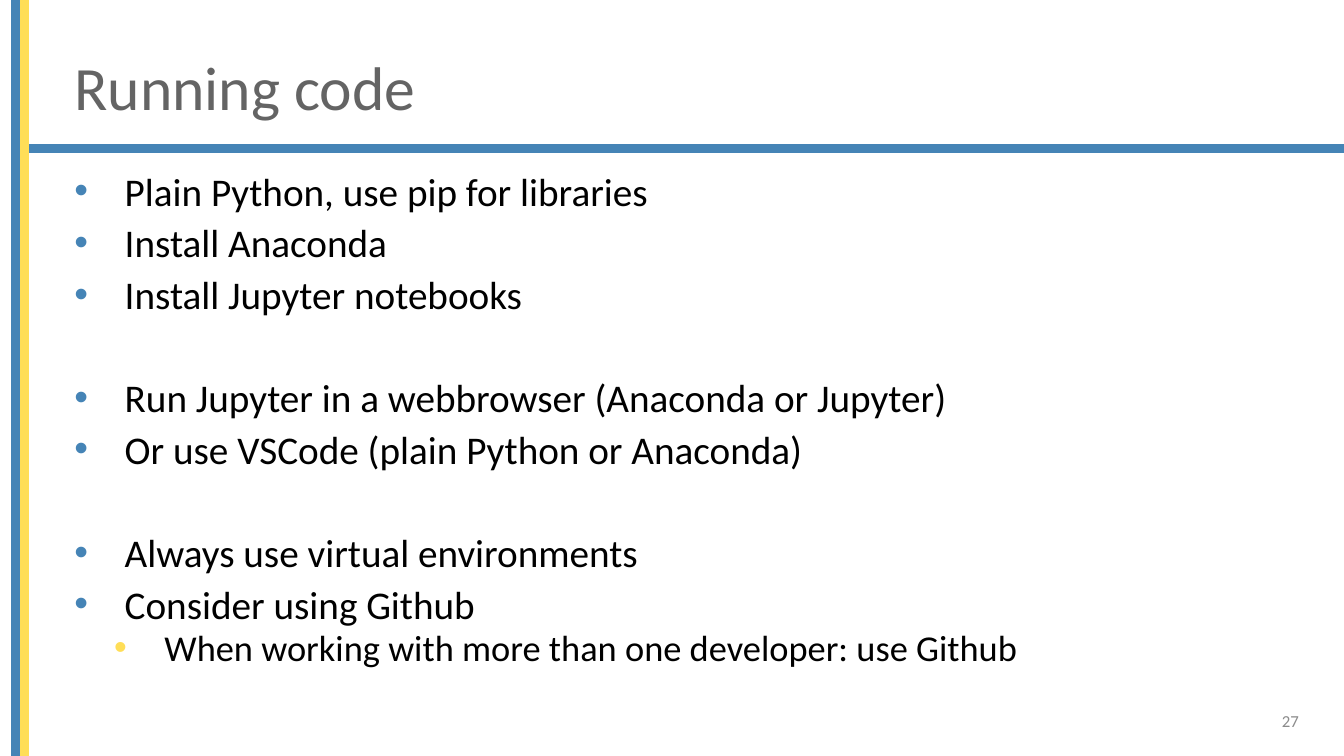
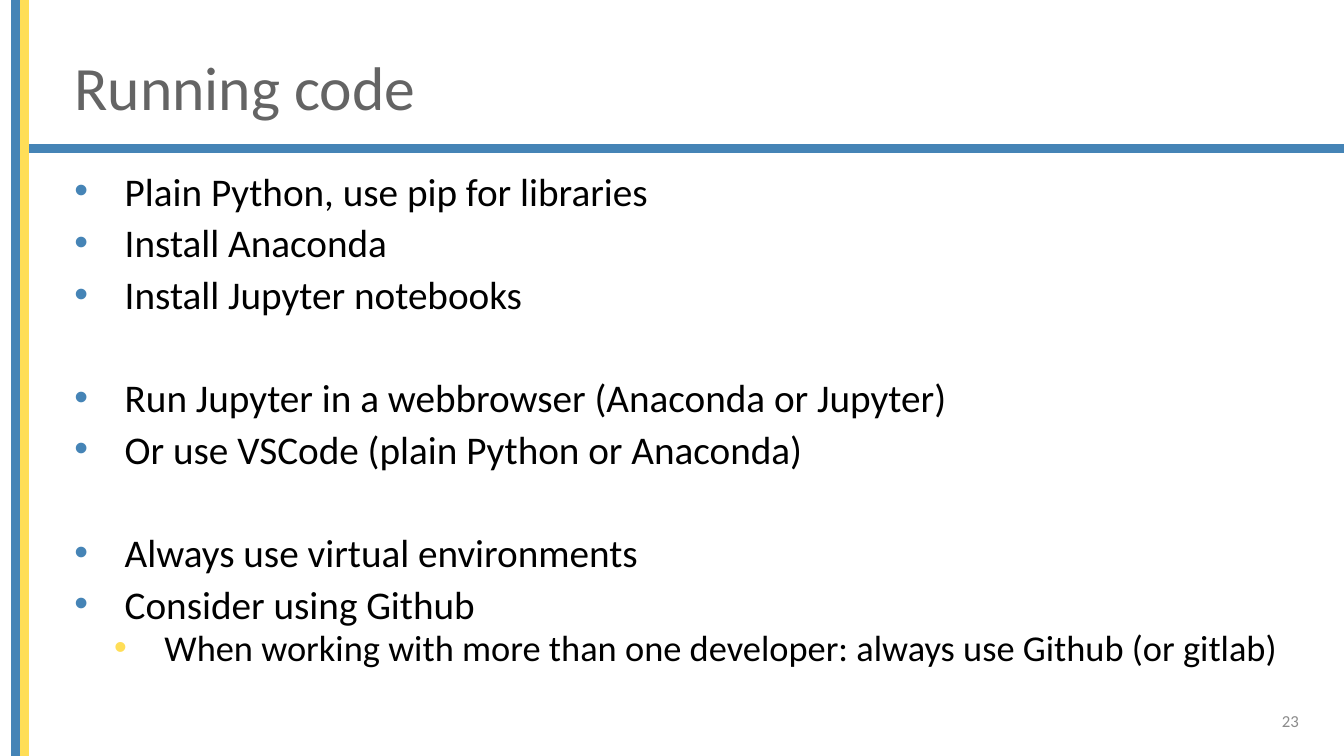
Before and after one commit to mjochen/Cello_AI, a slide deck: slide 23 of ppts/2 - Working environment overview.pptx (slide 27 before the commit). Drawn at 1344x756 pixels with LibreOffice and Linux fonts; fonts in the diff are those of the drawing; background and template pictures are left out. Boxes give left, top, right and bottom in pixels: in the first picture for what was removed or moved away, otherwise in the second. Text is boxed around its words. In the diff, an @@ line names an element or a change of style, - is before the commit and + after.

```diff
--- a/ppts/2 - Working environment overview.pptx
+++ b/ppts/2 - Working environment overview.pptx
@@ text at <box>164,634,1277,668</box>: text changed @@
-  • When working with more than one developer: use Github
+  • When working with more than one developer: always use Github (or gitlab)
@@ page number at <box>1282,716,1299,727</box>: text changed @@
-27
+23
```
Also in this commit, not shown: 7 other slides changed, 1 slide added, 5 slides removed, 16 other files.
